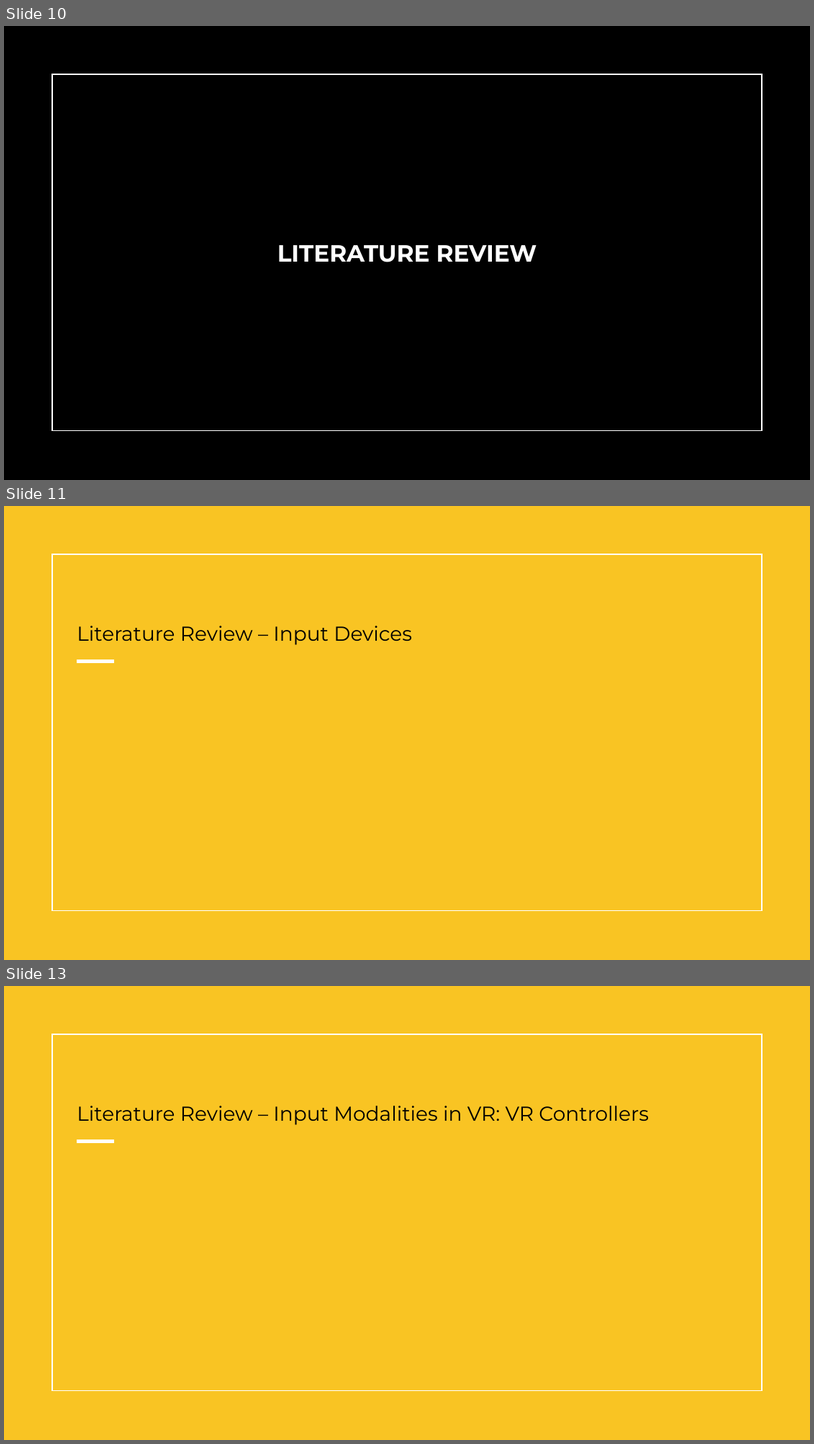
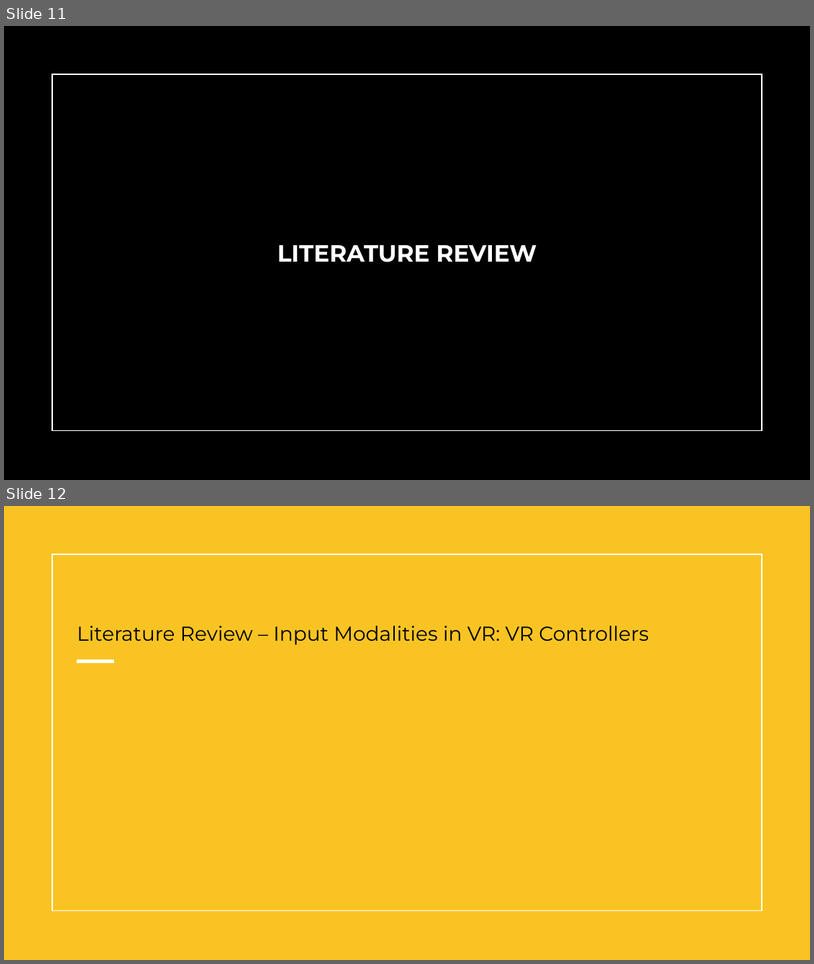
Before and after one commit to Wanyea/NeuroGaze, a slide deck: Research Documents/Thesis/NeuroGazeThesisDefense.pptx. Shown one above the other, each under a label of ours: slides 10, 11 and 13 before the commit, slides 11 and 12 after it; the slides between them are not shown. The pictures are 814x1444 and 814x964 pixels, drawn with LibreOffice and Linux fonts; fonts in the diff are those of the drawing. Boxes give left, top, right and bottom in pixels: in the first picture for what was removed or moved away, otherwise in the second. Text is boxed around its words. In the diff, an @@ line names an element or a change of style, - is before the commit and + after.

```diff
--- a/Research Documents/Thesis/NeuroGazeThesisDefense.pptx
+++ b/Research Documents/Thesis/NeuroGazeThesisDefense.pptx
@@ slide 11 removed at (4, 506, 810, 960), background #FFFFFF; not listed: 3 template elements that a slide beside it also shows @@
@@ title removed at (77, 626, 412, 645) @@
-Literature Review – Input Devices
@@ what was slide 10 is now slide 11 @@
@@ what was slide 13 is now slide 12 @@
```
Also in this commit, not shown: 2 slides changed, 1 slide added, 1 other slide removed.
